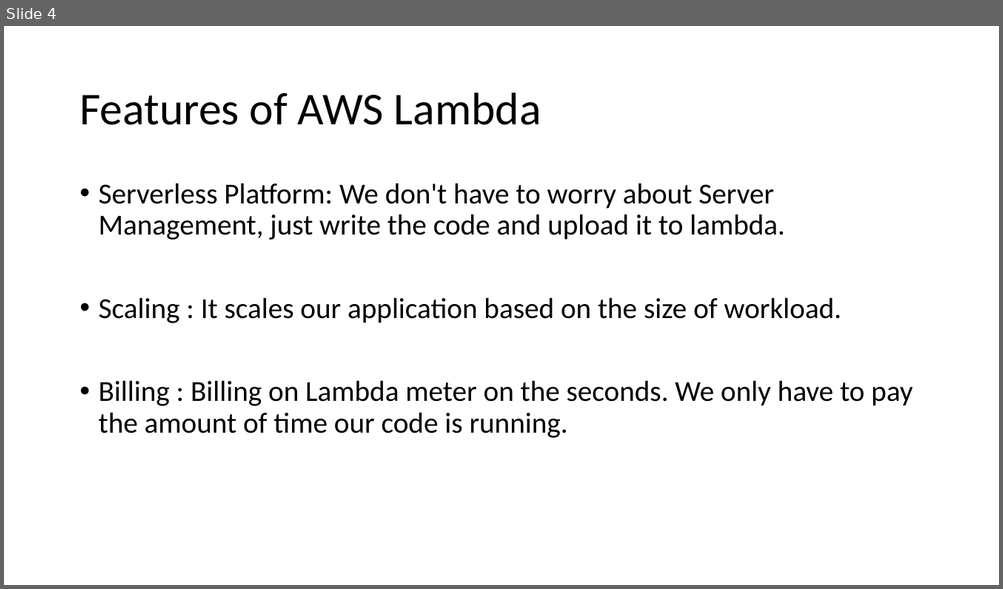
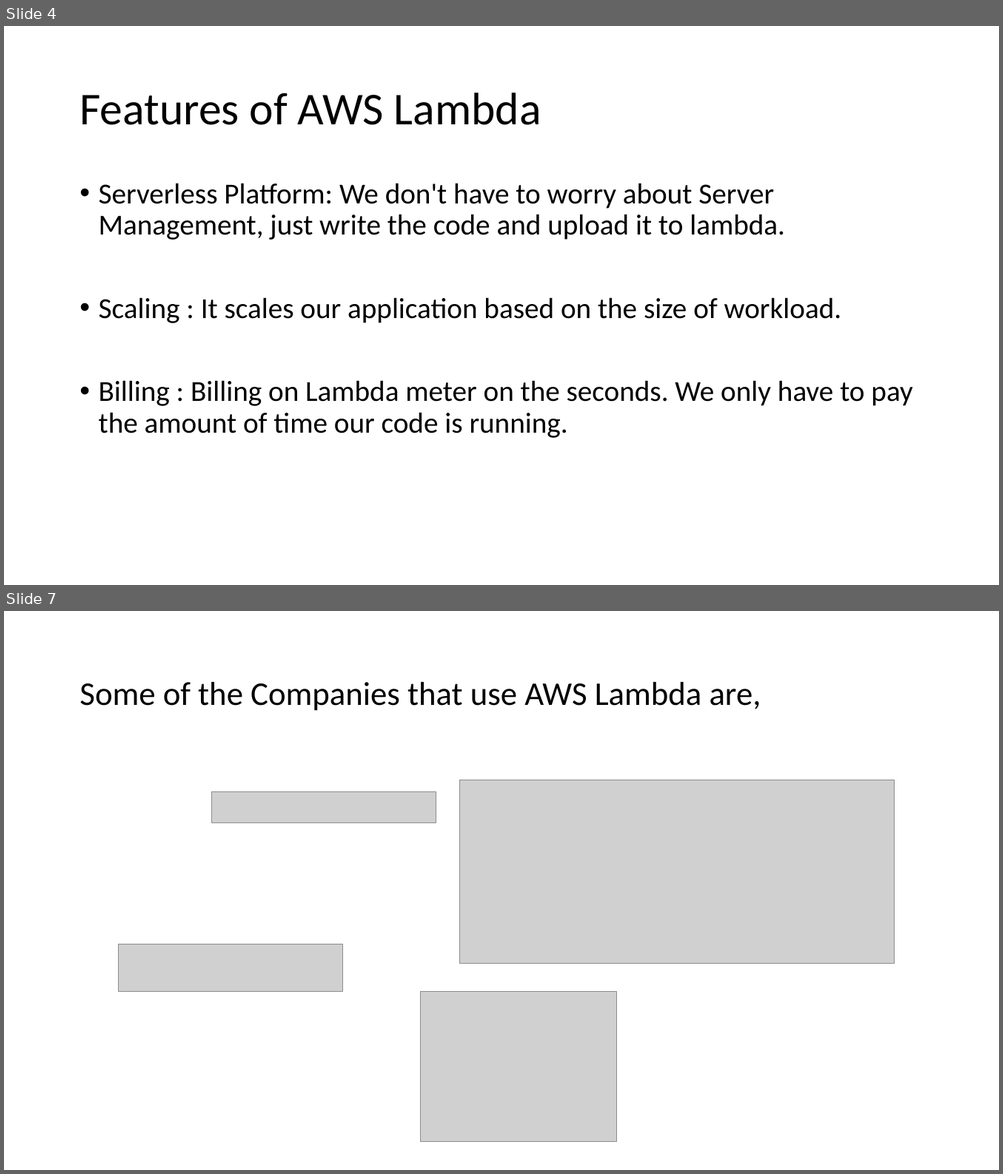
Before and after one commit to angelD25/FlexonWork, a slide deck: Presentation1-AWS Lambda.pptx. Shown one above the other, each under a label of ours: slide 4 before the commit, slides 4 and 7 after it; the slides between them are not shown. The pictures are 1003x589 and 1003x1174 pixels, drawn with LibreOffice and Linux fonts; fonts in the diff are those of the drawing; grey boxes stand for pictures. Boxes give left, top, right and bottom in pixels: in the first picture for what was removed or moved away, otherwise in the second. Text is boxed around its words. In the diff, an @@ line names an element or a change of style, - is before the commit and + after.

Commit message:
Presentation Complete updated - AWS Lambda

```diff
--- a/Presentation1-AWS Lambda.pptx
+++ b/Presentation1-AWS Lambda.pptx
@@ slide 7 added at (x1=4, y1=611, x2=999, y2=1170), background #FFFFFF @@
@@ title added at (x1=79, y1=682, x2=761, y2=711), 32 pt, text #000000 @@
+Some of the Companies that use AWS Lambda are,
@@ picture added at (x1=460, y1=780, x2=894, y2=964) @@
@@ picture added at (x1=212, y1=792, x2=436, y2=823) @@
@@ picture added at (x1=119, y1=945, x2=343, y2=991) @@
@@ picture added at (x1=421, y1=992, x2=617, y2=1142) @@
```
Also in this commit, not shown: 4 other slides changed, 6 other slides added, 2 slides removed.
